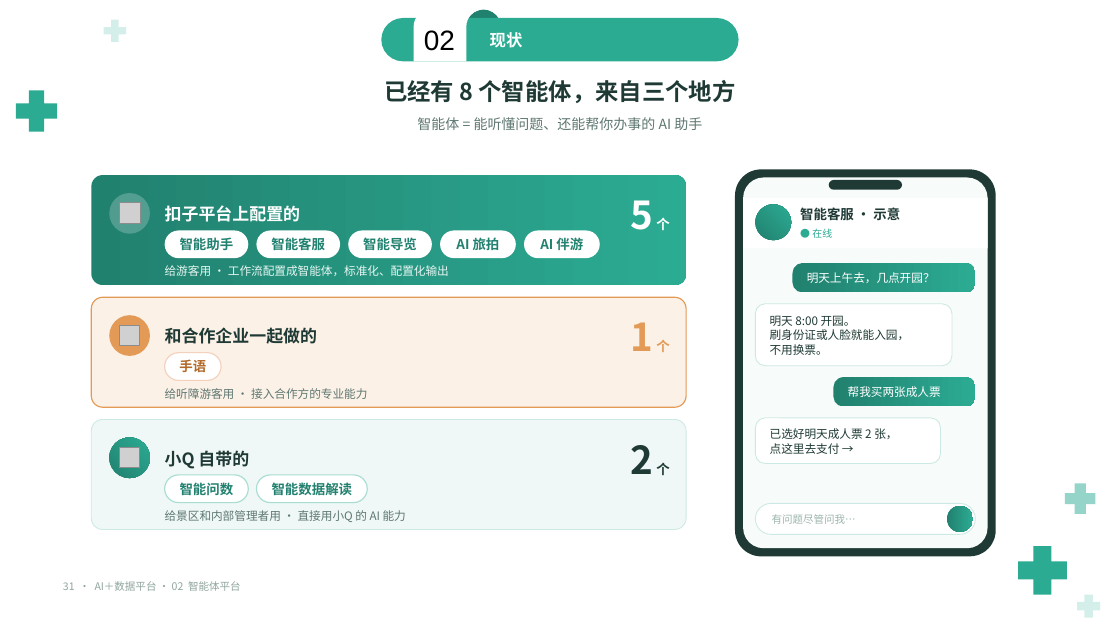
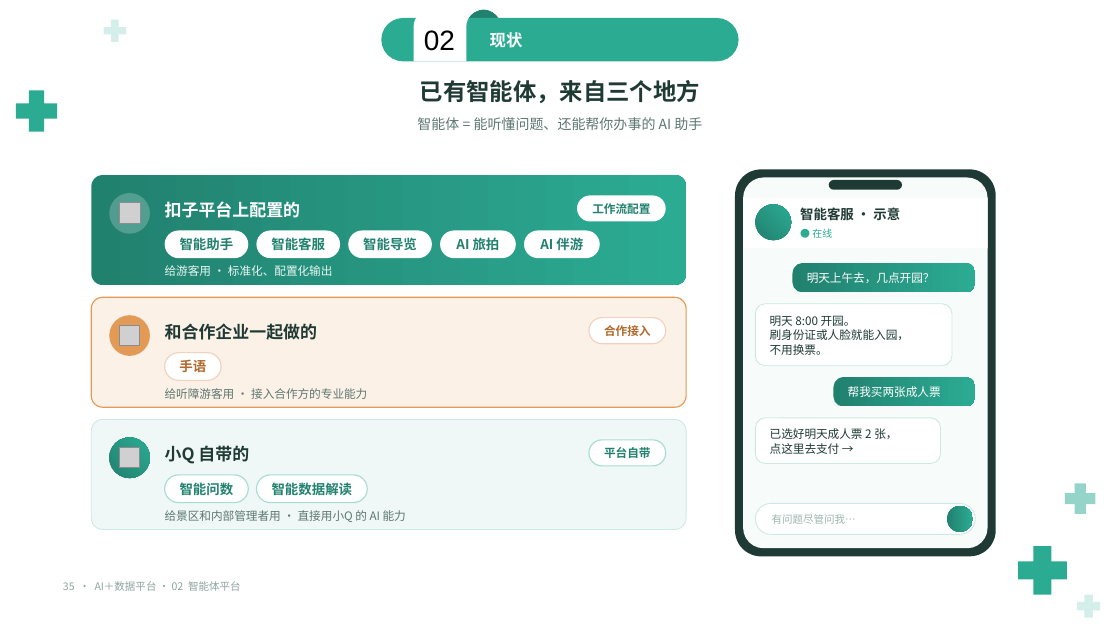
Before and after one commit to keanying/relevance, a slide deck: slide 35 of AI＋数据平台_老板汇报_青绿模板.pptx (slide 31 before the commit). Drawn at 1120x630 pixels with LibreOffice and Linux fonts; fonts in the diff are those of the drawing; grey boxes stand for pictures; background and template pictures are left out. Boxes give left, top, right and bottom in pixels: in the first picture for what was removed or moved away, otherwise in the second. Text is boxed around its words. In the diff, an @@ line names an element or a change of style, - is before the commit and + after.

```diff
--- a/AI＋数据平台_老板汇报_青绿模板.pptx
+++ b/AI＋数据平台_老板汇报_青绿模板.pptx
@@ text at (420, 80, 700, 103): text changed @@
-已经有 8 个智能体，来自三个地方
+已有智能体，来自三个地方
@@ text "扣子平台上配置的": place and size @@
-text "扣子平台上配置的" at (165, 205, 300, 222)
+text "扣子平台上配置的" at (165, 201, 300, 218)
@@ rounded rectangle added at (577, 196, 666, 222), fill #FFFFFF, 10 pt, text #21816F, bold @@
+工作流配置
@@ text removed at (631, 200, 669, 230) @@
-5 个
@@ text at (165, 265, 333, 276): text changed @@
-给游客用 · 工作流配置成智能体，标准化、配置化输出
+给游客用 · 标准化、配置化输出
@@ text "和合作企业一起做的": place and size @@
-text "和合作企业一起做的" at (165, 327, 317, 344)
+text "和合作企业一起做的" at (165, 323, 317, 340)
@@ rounded rectangle added at (589, 318, 666, 344), fill #FFFFFF, outline #F2D2BF 1 pt, 10 pt, text #B26A2C, bold @@
+合作接入
@@ text removed at (631, 322, 669, 352) @@
-1 个
@@ text "小Q 自带的": place and size @@
-text "小Q 自带的" at (165, 450, 249, 469)
+text "小Q 自带的" at (165, 445, 249, 464)
@@ rounded rectangle added at (589, 440, 666, 466), fill #FFFFFF, outline #A9DDD2 1 pt, 10 pt, text #21816F, bold @@
+平台自带
@@ text removed at (631, 445, 669, 475) @@
-2 个
@@ text at (63, 581, 241, 591): text changed @@
-31 · AI＋数据平台 · 02 智能体平台
+35 · AI＋数据平台 · 02 智能体平台
```
Also in this commit, not shown: 42 other slides changed, 8 slides added, 4 slides removed.
